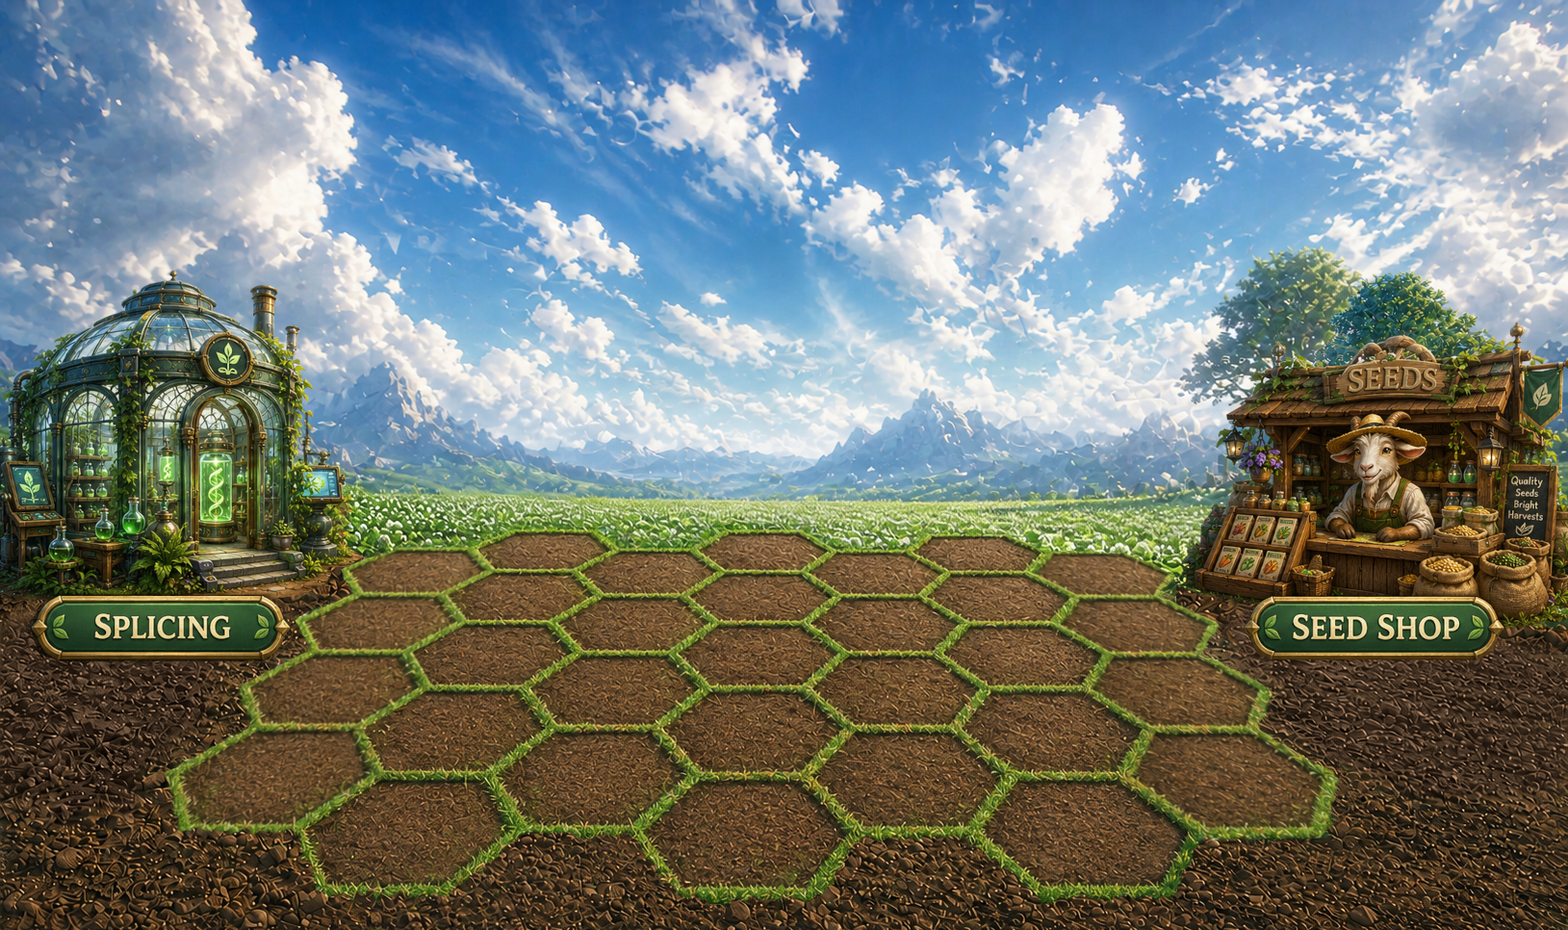
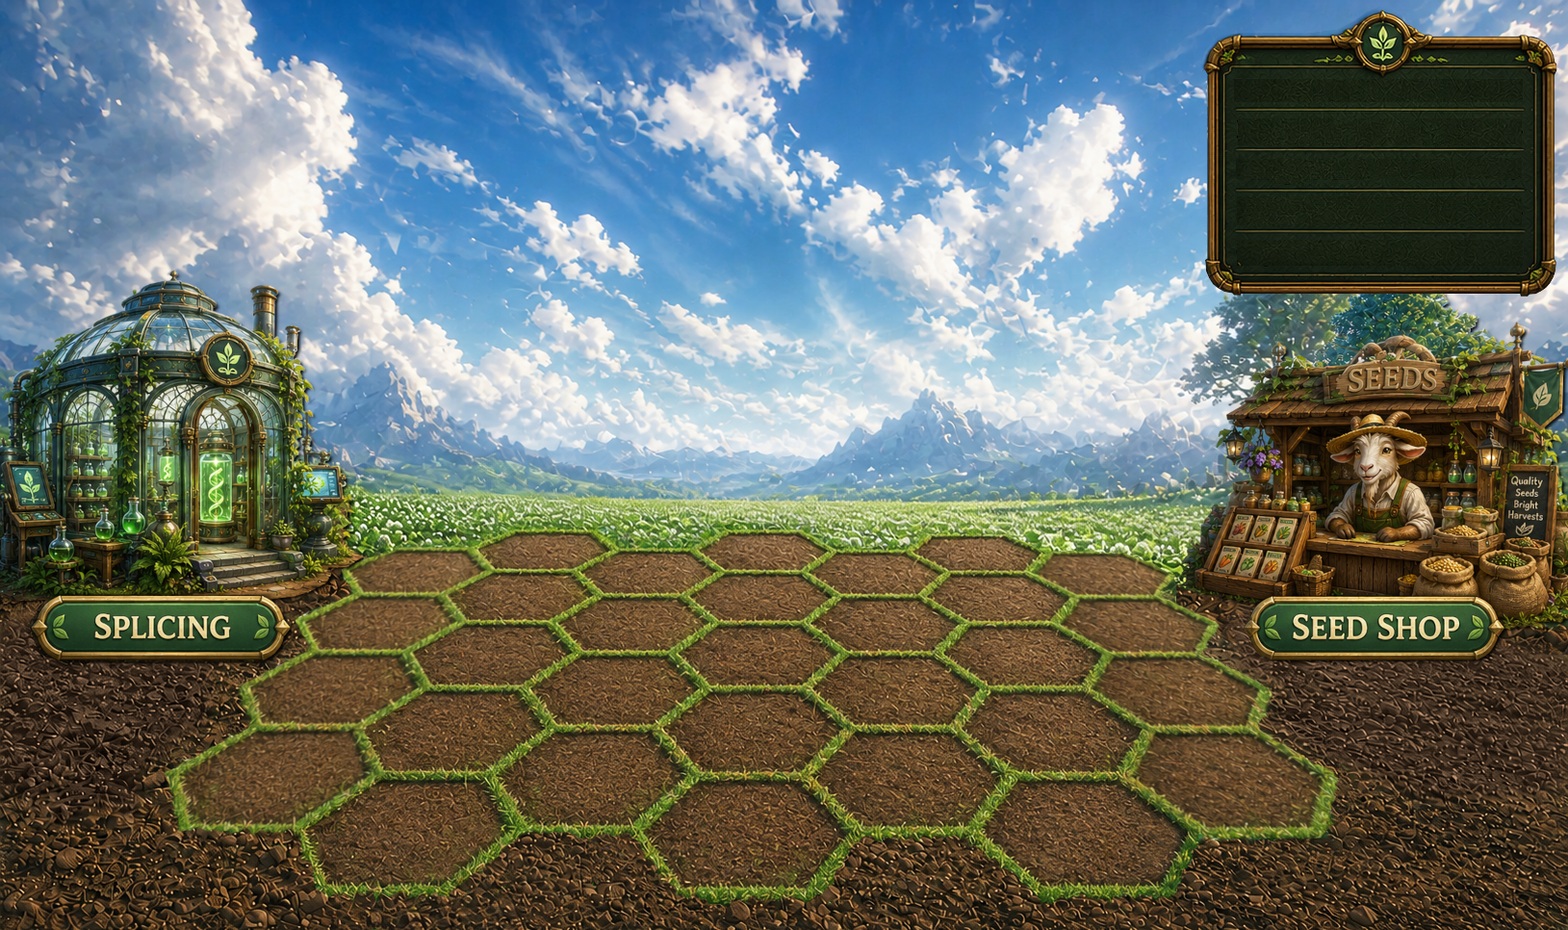
Before/after of a 1568 × 930 layered artwork. What changed in the layer stack:
renamed "Pasted Layer" to "Pasted Layer #1", showed it, painted on it over [1, 5, 1568, 668]
painted on "Pasted Layer copy" over [1, 270, 367, 668]
painted on "Pasted Layer copy #1" over [1183, 269, 1568, 666]